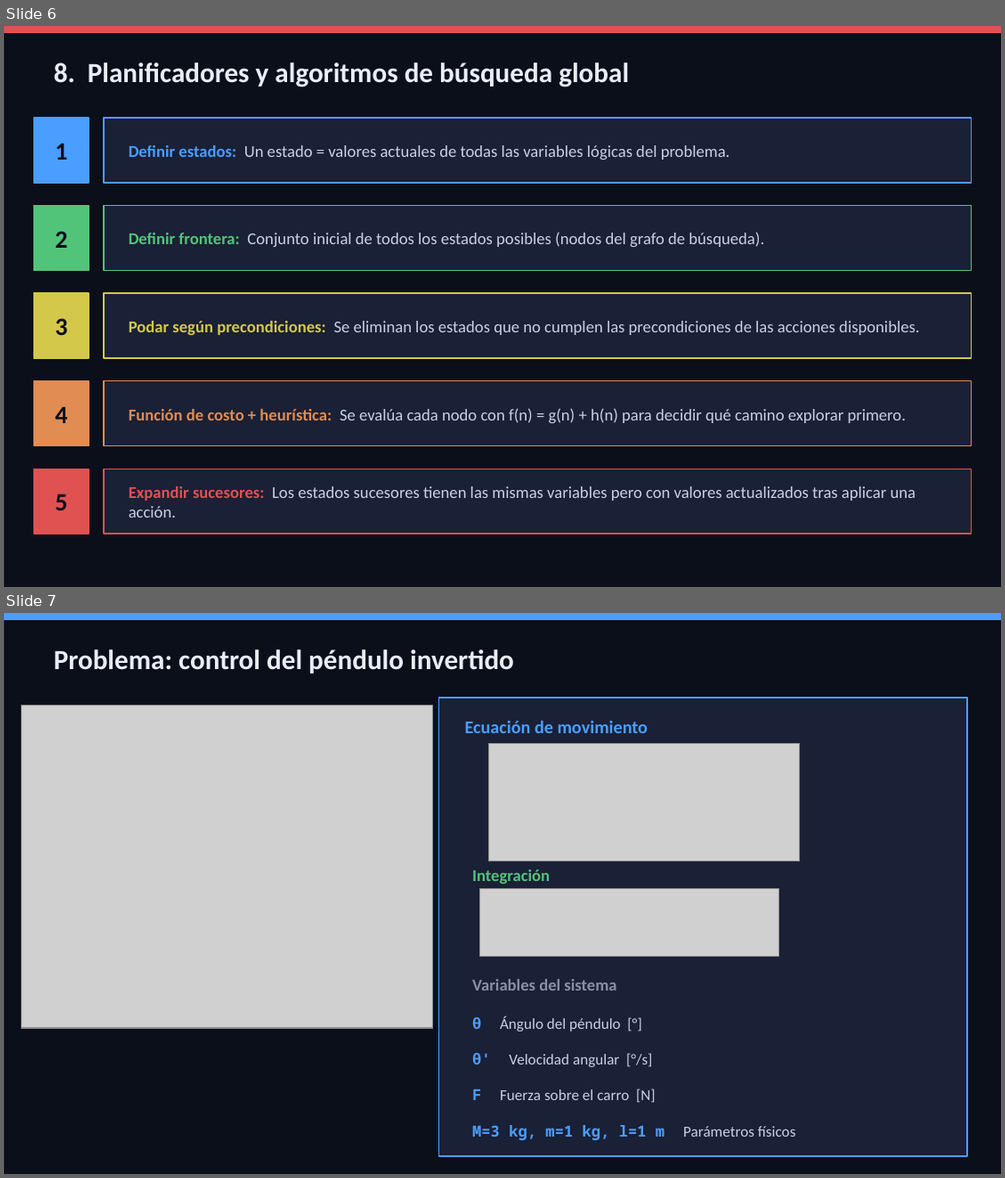
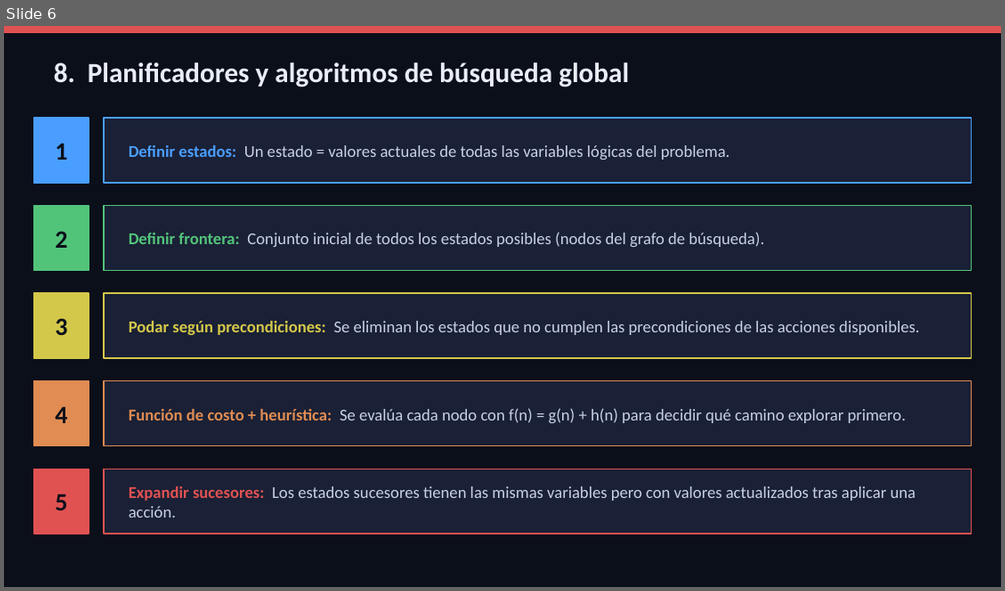
Before and after one commit to Juan-Stella/IA2, a slide deck: Unidad 2/pendulo_fam.pptx. Shown one above the other, each under a label of ours: slides 6 and 7 before the commit, slide 6 after it. The pictures are 1005x1178 and 1005x591 pixels, drawn with LibreOffice and Linux fonts; fonts in the diff are those of the drawing; grey boxes stand for pictures. Boxes give left, top, right and bottom in pixels: in the first picture for what was removed or moved away, otherwise in the second. Text is boxed around its words. In the diff, an @@ line names an element or a change of style, - is before the commit and + after.

```diff
--- a/Unidad 2/pendulo_fam.pptx
+++ b/Unidad 2/pendulo_fam.pptx
@@ slide 7 removed at [4, 613, 1001, 1174], background #0B0F1A @@
@@ rectangle removed at [4, 613, 1001, 620] @@
@@ text removed at [54, 649, 514, 674] @@
-Problema: control del péndulo invertido
@@ picture removed at [21, 705, 433, 1028] @@
@@ rectangle removed at [438, 698, 967, 1155] @@
@@ text removed at [465, 720, 648, 733] @@
-Ecuación de movimiento
@@ picture removed at [489, 744, 801, 861] @@
@@ text removed at [472, 869, 550, 884] @@
-Integración
@@ picture removed at [479, 888, 778, 956] @@
@@ text removed at [472, 979, 616, 990] @@
-Variables del sistema
@@ text removed at [472, 1016, 620, 1031] @@
-θ Ángulo del péndulo [°]
@@ text removed at [472, 1053, 652, 1067] @@
-θ' Velocidad angular [°/s]
@@ text removed at [472, 1088, 655, 1103] @@
-F Fuerza sobre el carro [N]
@@ text removed at [472, 1125, 796, 1140] @@
-M=3 kg, m=1 kg, l=1 m Parámetros físicos
```
Also in this commit, not shown: 1 slide changed, 5 other slides removed, 2 other files.
